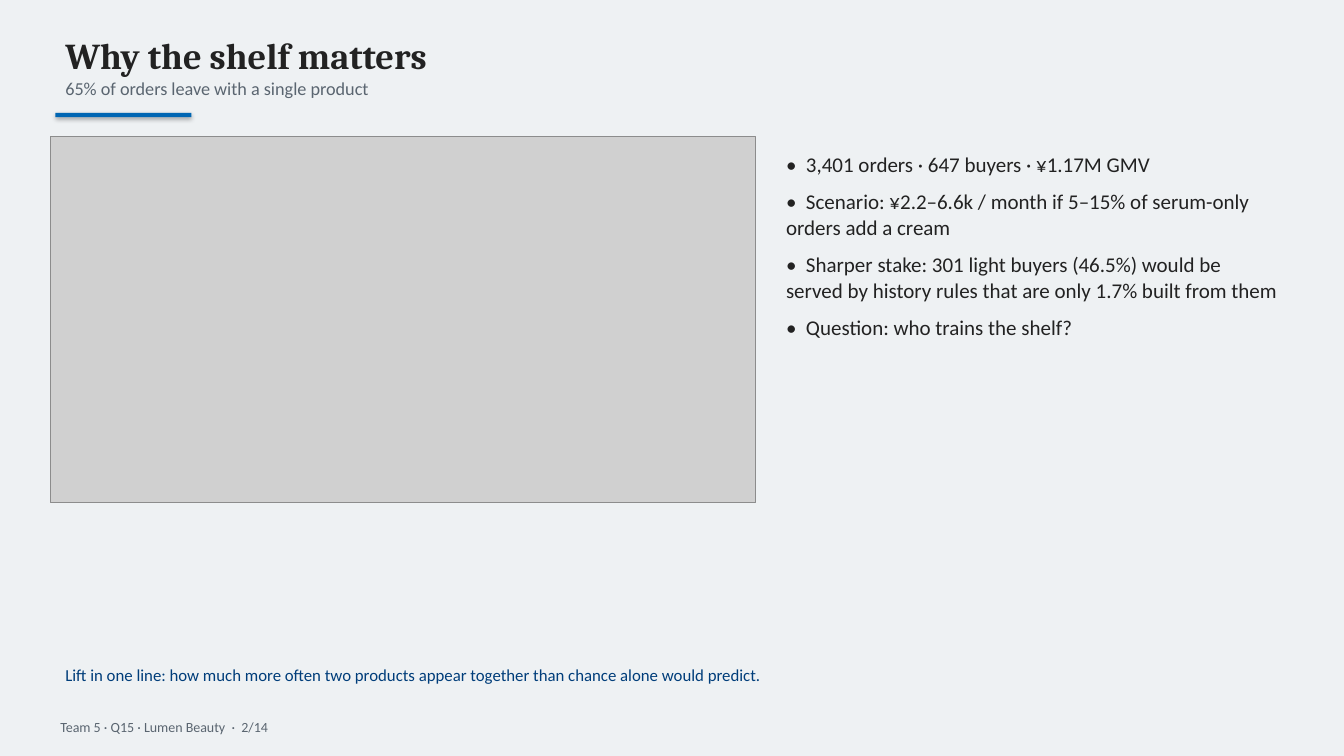
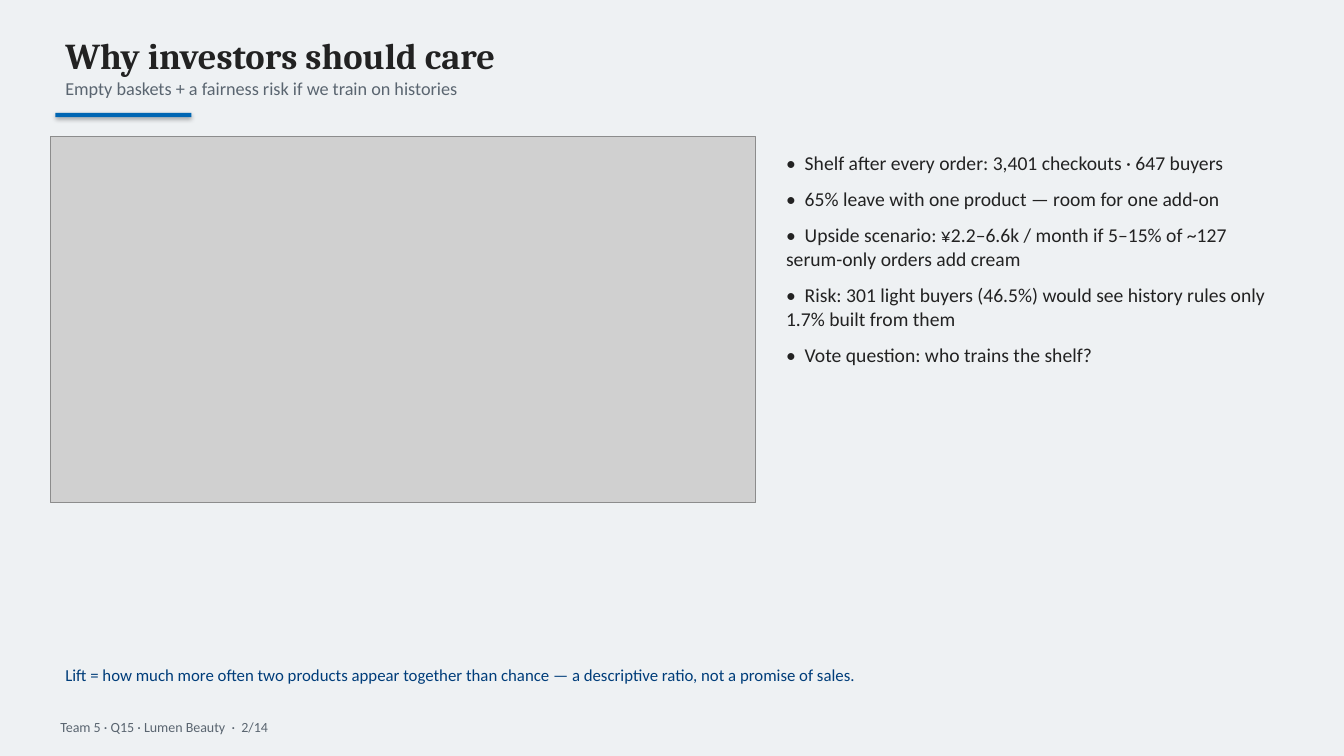
Before and after one commit to N1Rizhka/New-Media-Technology-and-Analytics---Final-Project, a slide deck: slide 2 of deliverables/NMTA_T05_slides.pptx. Drawn at 1344x756 pixels with LibreOffice and Linux fonts; fonts in the diff are those of the drawing; grey boxes stand for pictures. Boxes give left, top, right and bottom in pixels: in the first picture for what was removed or moved away, otherwise in the second. Text is boxed around its words. In the diff, an @@ line names an element or a change of style, - is before the commit and + after.

```diff
--- a/deliverables/NMTA_T05_slides.pptx
+++ b/deliverables/NMTA_T05_slides.pptx
@@ text at bbox=[65, 43, 495, 98]: text changed @@
-Why the shelf matters
-65% of orders leave with a single product
+Why investors should care
+Empty baskets + a fairness risk if we train on histories
@@ text at bbox=[786, 156, 1265, 365]: text changed; size 15 to 14 pt @@
-• 3,401 orders · 647 buyers · ¥1.17M GMV
-• Scenario: ¥2.2–6.6k / month if 5–15% of serum-only orders add a cream
-• Sharper stake: 301 light buyers (46.5%) would be served by history rules that are only 1.7% built from them
-• Question: who trains the shelf?
+• Shelf after every order: 3,401 checkouts · 647 buyers
+• 65% leave with one product — room for one add-on
+• Upside scenario: ¥2.2–6.6k / month if 5–15% of ~127 serum-only orders add cream
+• Risk: 301 light buyers (46.5%) would see history rules only 1.7% built from them
+• Vote question: who trains the shelf?
@@ text at bbox=[65, 669, 855, 684]: text changed @@
-Lift in one line: how much more often two products appear together than chance alone would predict.
+Lift = how much more often two products appear together than chance — a descriptive ratio, not a promise of sales.
```
Also in this commit, not shown: 3 other slides changed, 5 other files.
